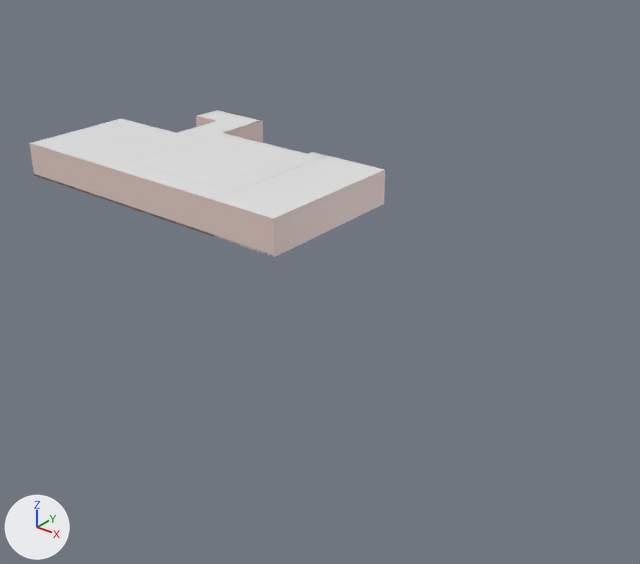
One commit to the FBX model Assets/Models/YoobeeL1Mesh/YoobeeL1.fbx: the scene before it, then after it.
The view is the same before and after, from a 50 mm lens placed at (52.7, -52.0, 22.0), pointed at (18.4, -9.1, -4.6). The lights are fixed; the arrows at lower left show +X, +Y and +Z. Where no turn or scale is listed for an object, it has been applied to the vertices.

Before the edit, the objects in view are built like this:
```python
me_ceiling = bpy.data.meshes.new('Ceiling')
me_ceiling.from_pydata(...)  # 13 vertices, 1 face; spans x -4.2..15.0, y -15.5..0.0, z 2.5
me_ceiling.materials.append(mat_ceiling_material)  # white #e7e7e7
me_ceiling_001 = bpy.data.meshes.new('Ceiling.001')
me_ceiling_001.from_pydata([(0.0, 0.0, 2.5), (5.0, 0.0, 2.5), (5.0, -11.54, 2.5), (0.0, -11.54, 2.5)], [], [(0, 1, 2, 3)])
me_ceiling_001.materials.append(mat_ceiling_material)  # white #e7e7e7
me_room_001 = bpy.data.meshes.new('Room.001')
me_room_001.from_pydata(...)  # 40 vertices, 30 faces; spans x 0.0..5.0, y -11.54..0.0, z 0.0..2.5
me_room_001.materials.append(mat_wall_material)  # white #e7cfc7
# before: 2 (5.0, 0.0, 2.5) at pixel (385, 169), 3 (5.0, 0.0, 0.0) at pixel (384, 203), 4 (5.0, -11.54, 2.5) at pixel (273, 218), 5 (5.0, -11.54, 0.0) at pixel (274, 257), 10 (4.97, -0.03, 2.5) at pixel (384, 169)
# before: 11 (4.97, -0.03, 0.0) at pixel (383, 203), 12 (4.97, -11.51, 2.5) at pixel (273, 218), 13 (4.97, -11.51, 0.0) at pixel (274, 256)
ob_ceiling = bpy.data.objects.new('Ceiling', me_ceiling)
ob_ceiling.location = (0.0, 0.0, 0.0)
ob_ceiling_001 = bpy.data.objects.new('Ceiling.001', me_ceiling_001)
ob_ceiling_001.location = (15.0, -3.97, 0.0)
ob_room_001 = bpy.data.objects.new('Room.001', me_room_001)
ob_room_001.location = (15.0, -3.97, 0.0)
# also in view: 'Room' at (5.4, -7.8, 1.2)
```
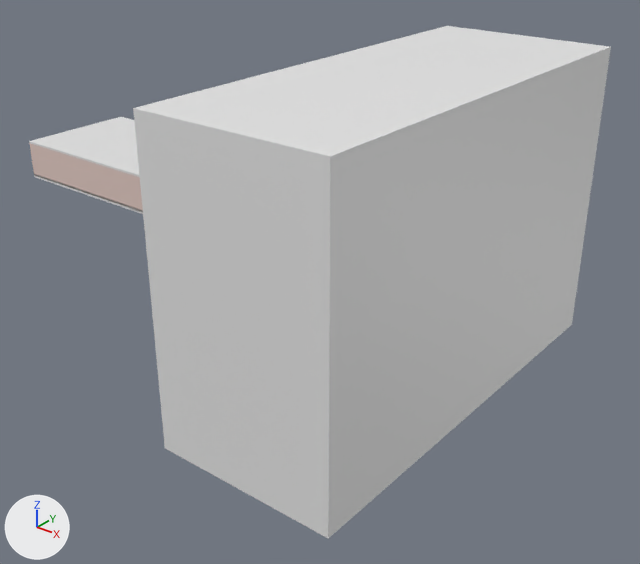
What differs and where, as boxes [x1, y1, x2, y2] in the pictures (640 x 564 px):
'ClassroomPano', added
    after: [133, 26, 611, 539]
'Ceiling', reshaped
    before: [30, 110, 326, 200]
    after: [29, 117, 140, 177]
part 1 of me_room_001, built on
    before: [274, 170, 385, 257]
part 2 of me_ceiling, added
    after: [29, 117, 140, 177]
'Ceiling.001', unchanged, covered by the edit
    before: [214, 156, 385, 219]

The change, as a list of edits to the scene's bpy script:
```text
Change me_ceiling:
    used by ob_ceiling; location = (0.0, 0.0, 0.0)
    remove me_ceiling.from_pydata(...)  # 13 vertices, 1 face; spans x -4.2..15.0, y -15.5..0.0, z 2.5
    add me_ceiling.from_pydata(...)  # 26 vertices, 15 faces; spans x -4.2..15.0, y -15.5..0.0, z 2.5..2.7
    me_ceiling part 2: 13 vertices added at x -4.2..15.0, y -15.5..0.0, z 2.7
    me_ceiling part 3: the surface is now shaded flat
Change me_room_001:
    where me_room_001.from_pydata(...)  # 40 vertices, 30 faces; spans x 0.0..5.0, y -11.54..0.0, z 0.0..2.5
    used by ob_room_001; location = (15.0, -3.97, 0.0)
    verts and faces of me_room_001; kept vertices keep their numbers, new ones are numbered from 40
    me_room_001 part 1
    add delete_faces([(2, 4, 5, 3), (10, 11, 13, 12)])
    add verts[40] = (4.97, -9.15, 0.01)
    add verts[41] = (4.97, -2.2, 0.01)
    add verts[42] = (4.97, -2.2, 2.3)
    add verts[43] = (4.97, -9.15, 2.3)
    add for new, old in zip([*range(44, 48)], [*range(40, 44)]): verts[new] = verts[old] + (0.03, 0.0, 0.0)
    add faces += [(2, 4, 5, 3, 45, 44, 47, 46), (2, 46, 45, 3), (10, 42, 43, 40, 41, 11, 13, 12), (10, 11, 41, 42), (40, 43, 47, 44), (41, 45, 46, 42)]
    add faces += [(42, 46, 47, 43), (40, 44, 45, 41)]
Add me_cube:
    me_cube.from_pydata([(-6.1, -14.6, -10.1), (-6.1, -14.6, 10.1), (-6.1, 14.6, -10.1), (-6.1, 14.6, 10.1), (6.1, -14.6, -10.1), (6.1, -14.6, 10.1), (6.1, 14.6, -10.1), (6.1, 14.6, 10.1)], [], [(2, 6, 7, 3), (6, 4, 5, 7), (4, 0, 1, 5), (2, 0, 4, 6), (7, 5, 1, 3)])
Add ob_classroompano:
    ob_classroompano = bpy.data.objects.new('ClassroomPano', me_cube)
    ob_classroompano.location = (25.03, -9.75, 0.63)
```
